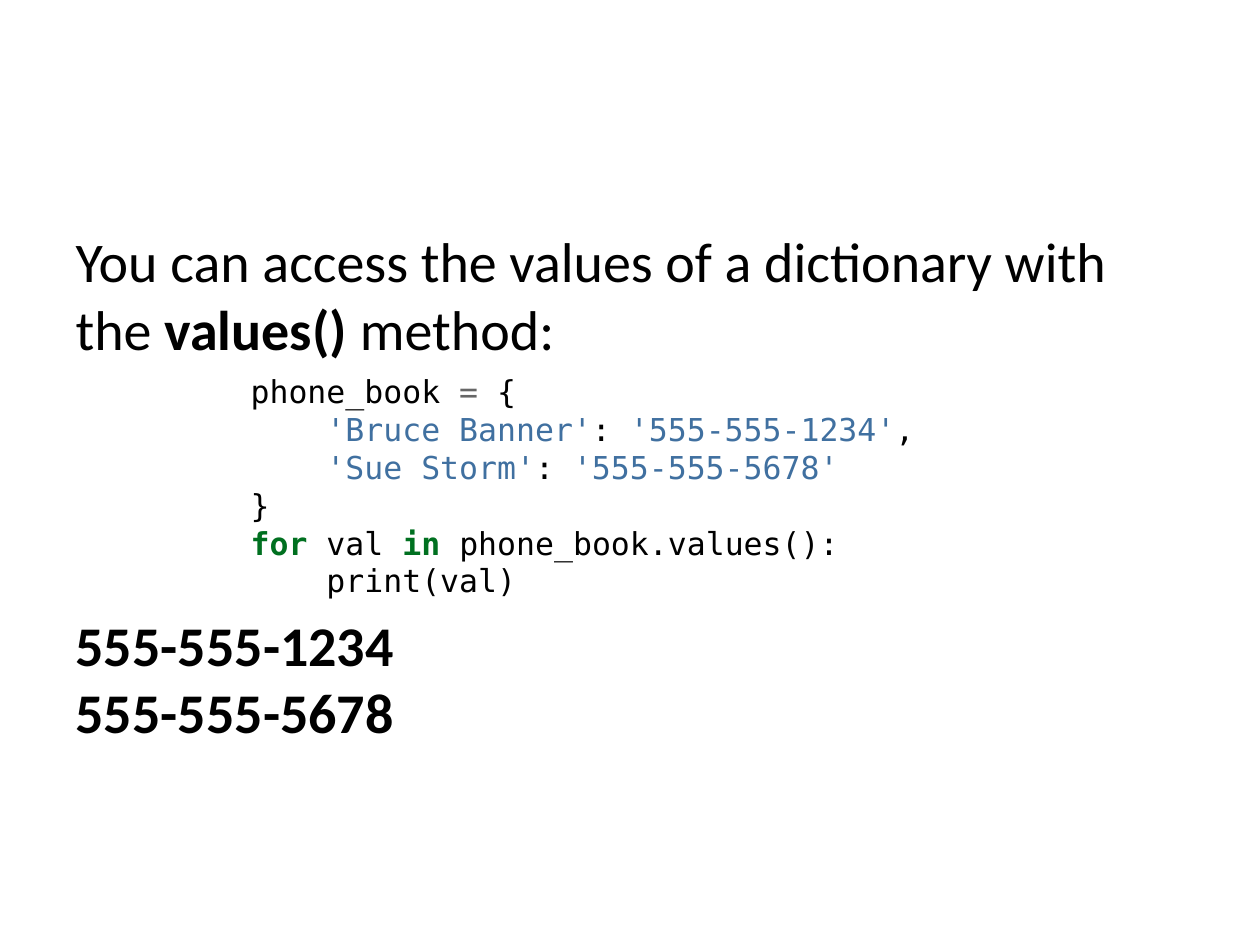
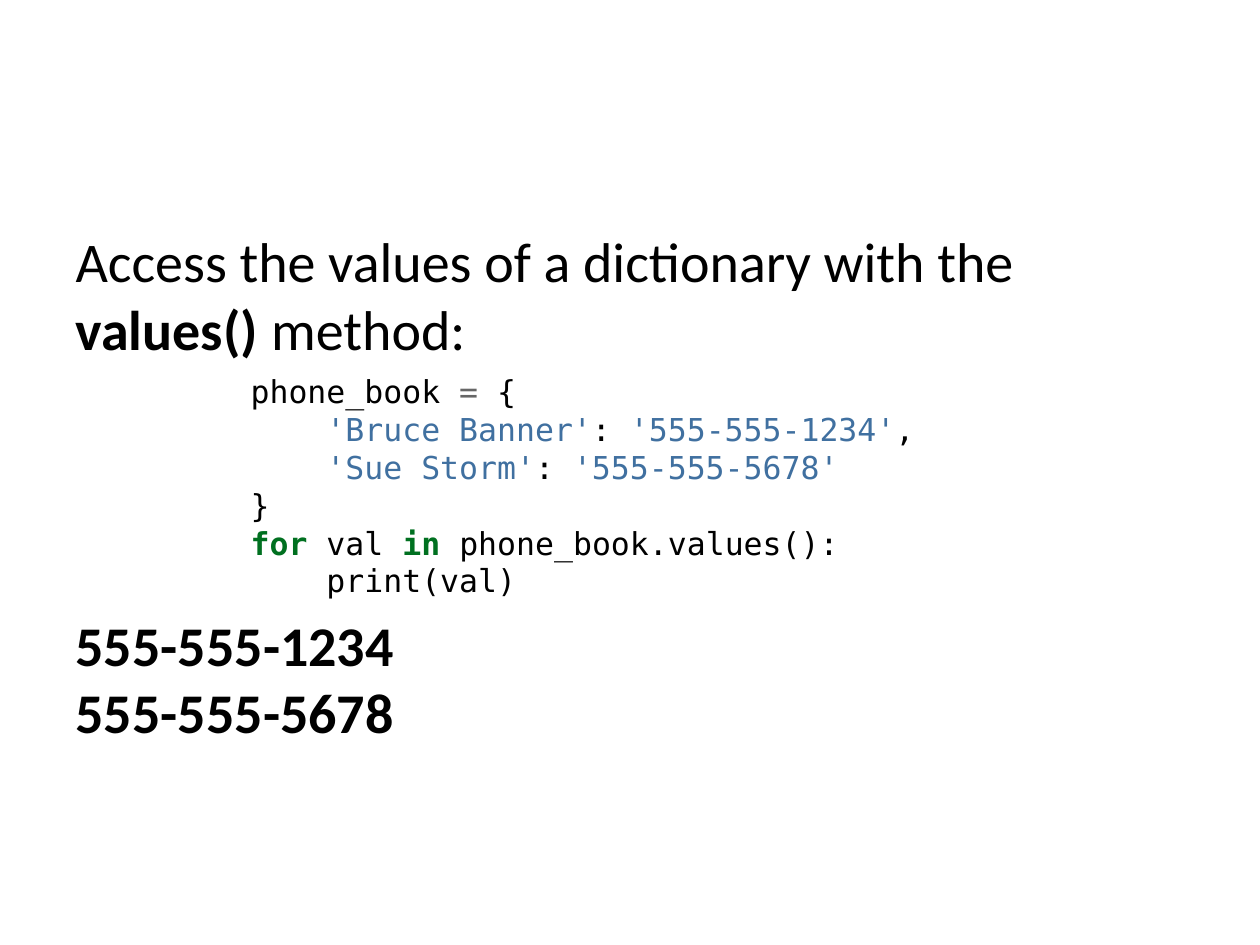
Before and after one commit to edsu/inst326, a slide deck: slide 26 of modules/module03/slides.pptx. Drawn at 1260x945 pixels with LibreOffice and Linux fonts; fonts in the diff are those of the drawing. Boxes give left, top, right and bottom in pixels: in the first picture for what was removed or moved away, otherwise in the second. Text is boxed around its words. In the diff, an @@ line names an element or a change of style, - is before the commit and + after.

```diff
--- a/modules/module03/slides.pptx
+++ b/modules/module03/slides.pptx
@@ text at [76,243,1013,359]: text changed @@
-You can access the values of a dictionary with the values() method:
+Access the values of a dictionary with the values() method:
```
Also in this commit, not shown: 2 other slides changed, 2 other files.
